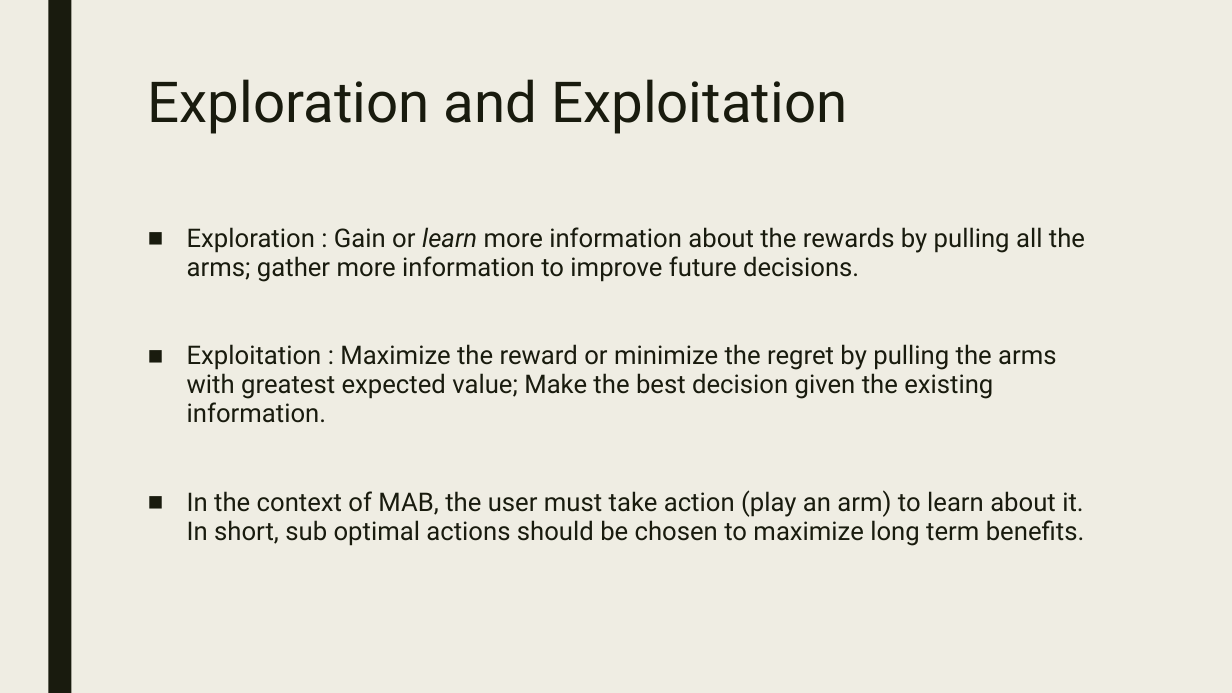
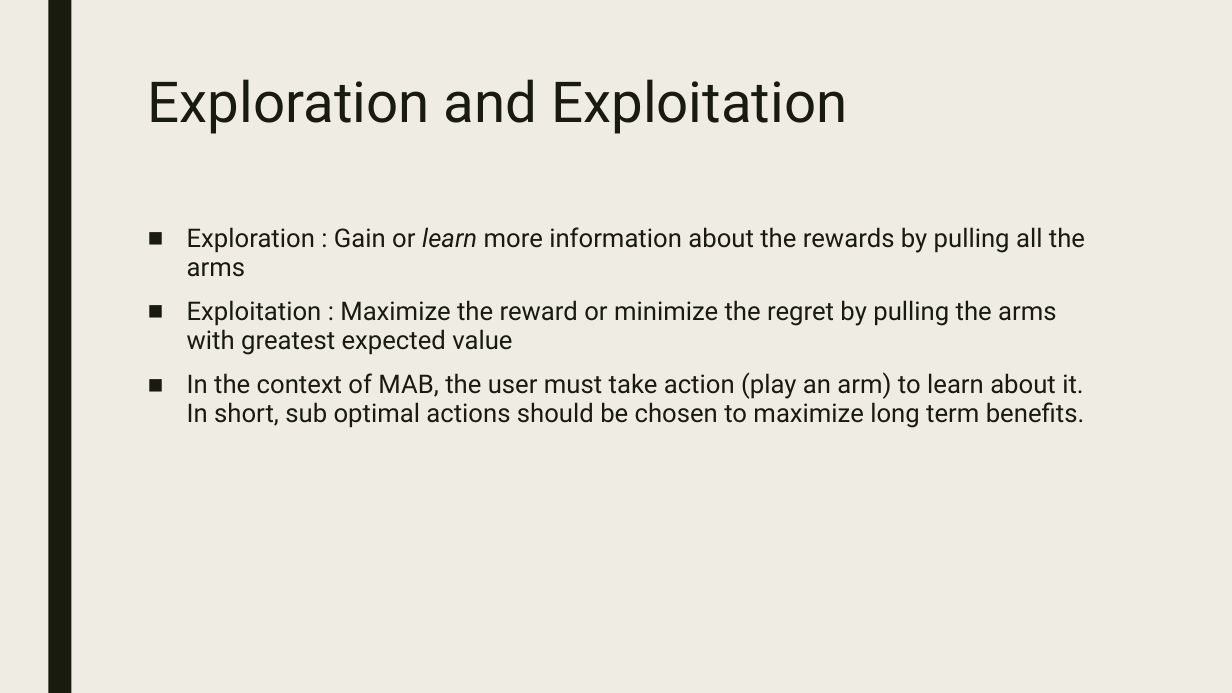
Before and after one commit to CourseReps/ECEN689-Fall2018, a slide deck: slide 7 of Students/siddharthajit/Tutorial Presentation/Thompson Sampling.pptx. Drawn at 1232x693 pixels with LibreOffice and Linux fonts; fonts in the diff are those of the drawing. Boxes give left, top, right and bottom in pixels: in the first picture for what was removed or moved away, otherwise in the second. Text is boxed around its words. In the diff, an @@ line names an element or a change of style, - is before the commit and + after.

Commit message:
Final version ppt

```diff
--- a/Students/siddharthajit/Tutorial Presentation/Thompson Sampling.pptx
+++ b/Students/siddharthajit/Tutorial Presentation/Thompson Sampling.pptx
@@ text at bbox=[187, 227, 1085, 355]: text changed @@
-■ Exploration : Gain or learn more information about the rewards by pulling all the arms; gather more information to improve future decisions.
-■ Exploitation : Maximize the reward or minimize the regret by pulling the arms with greatest expected value; Make the best decision given the existing information.
+■ Exploration : Gain or learn more information about the rewards by pulling all the arms
+■ Exploitation : Maximize the reward or minimize the regret by pulling the arms with greatest expected value
```
Also in this commit, not shown: 8 other slides changed, 6 slides added, 6 slides removed.
